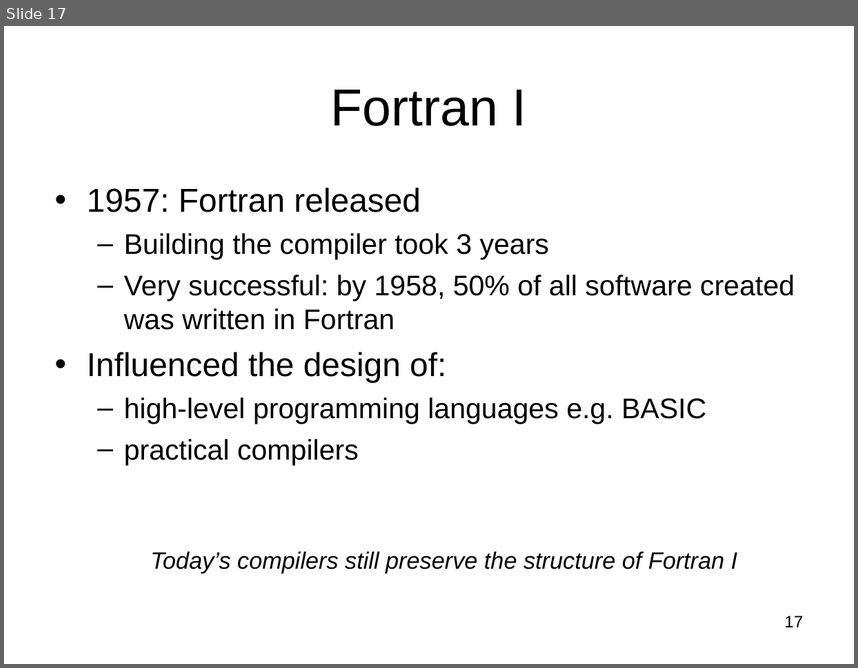
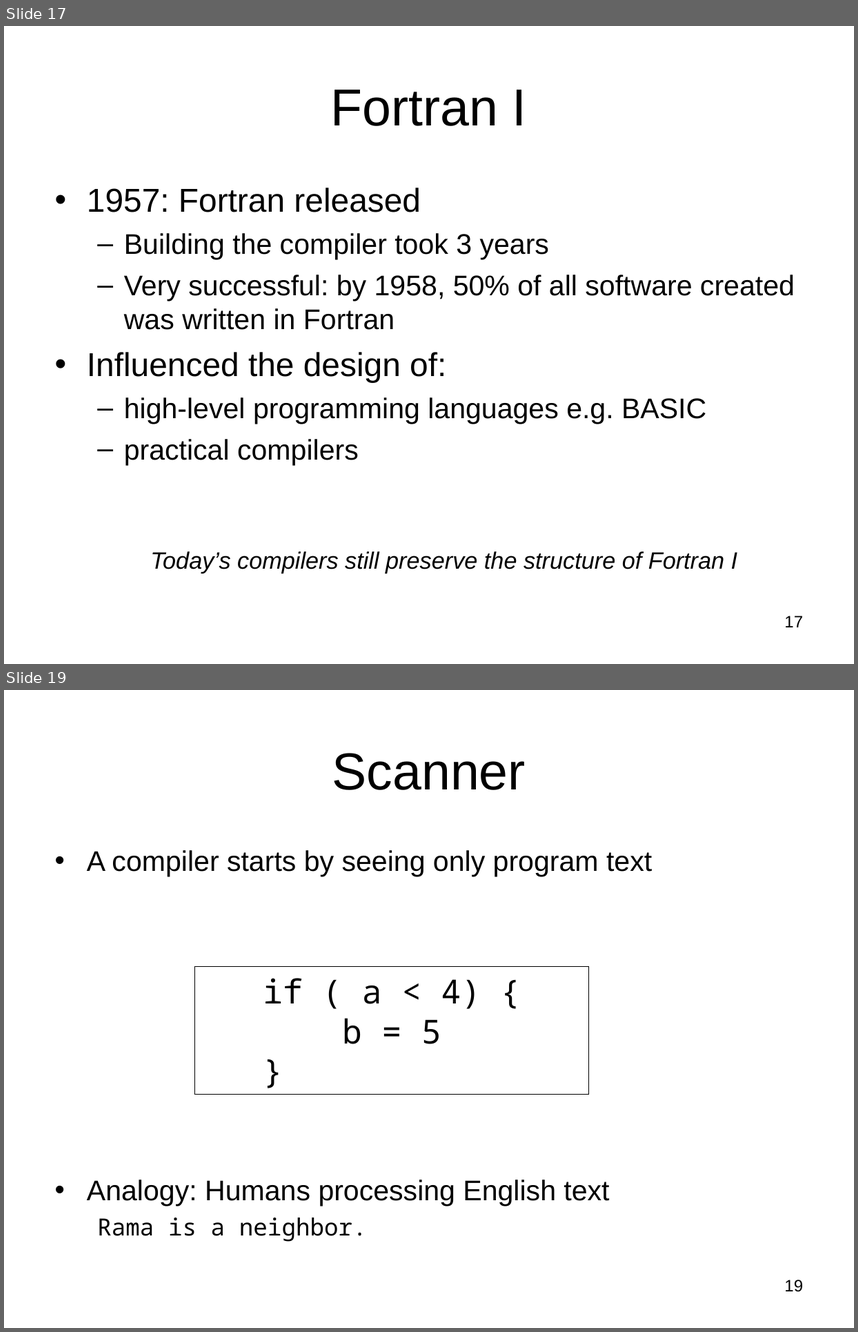
Before and after one commit to Hegden/hegden.github.io, a slide deck: cs406/slides/week1.ppt. Shown one above the other, each under a label of ours: slide 17 before the commit, slides 17 and 19 after it; the slides between them are not shown. The pictures are 858x668 and 858x1332 pixels, drawn with LibreOffice and Linux fonts; fonts in the diff are those of the drawing. Boxes give left, top, right and bottom in pixels: in the first picture for what was removed or moved away, otherwise in the second. Text is boxed around its words. In the diff, an @@ line names an element or a change of style, - is before the commit and + after.

```diff
--- a/cs406/slides/week1.ppt
+++ b/cs406/slides/week1.ppt
@@ slide 19 added at [4, 690, 854, 1328], background #FFFFFF @@
@@ title added at [332, 753, 526, 790], 44 pt, text #000000 @@
+Scanner
@@ text added at [87, 850, 652, 1241], 24 pt, text #000000 @@
+• A compiler starts by seeing only program text
+• Analogy: Humans processing English text
+  Rama is a neighbor.
@@ rectangle added at [194, 966, 589, 1094], outline #000000 0.51 pt, 28 pt, text #000000 @@
+if ( a < 4) {
+b = 5
+}
@@ page number added at [784, 1279, 803, 1292], 14 pt, text #000000 @@
+19
```
Also in this commit, not shown: 1 slide changed, 25 other slides added.
